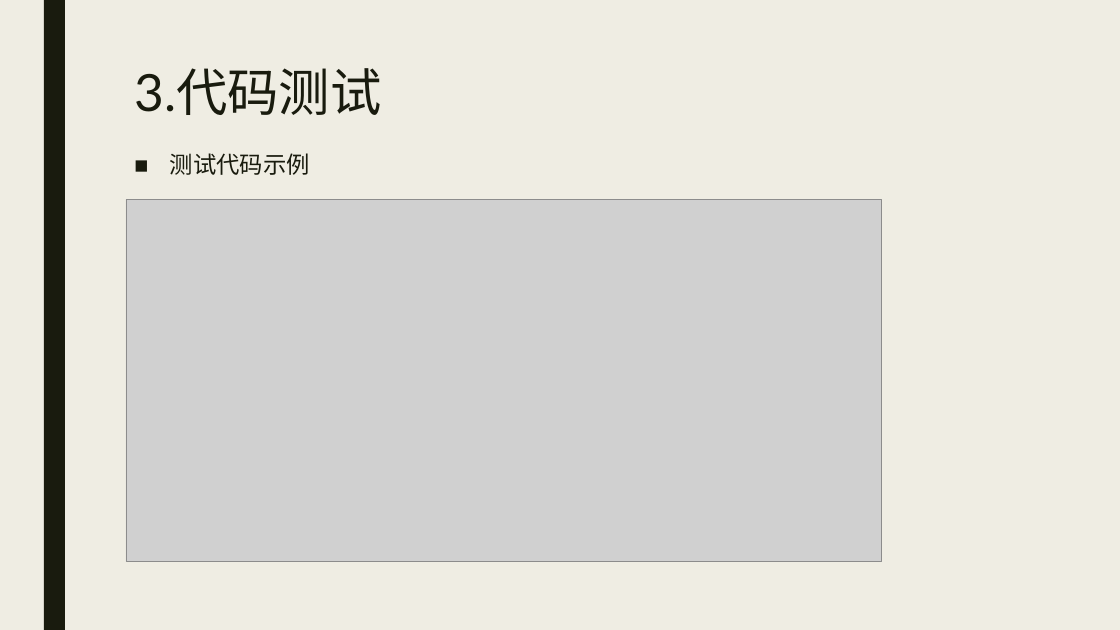
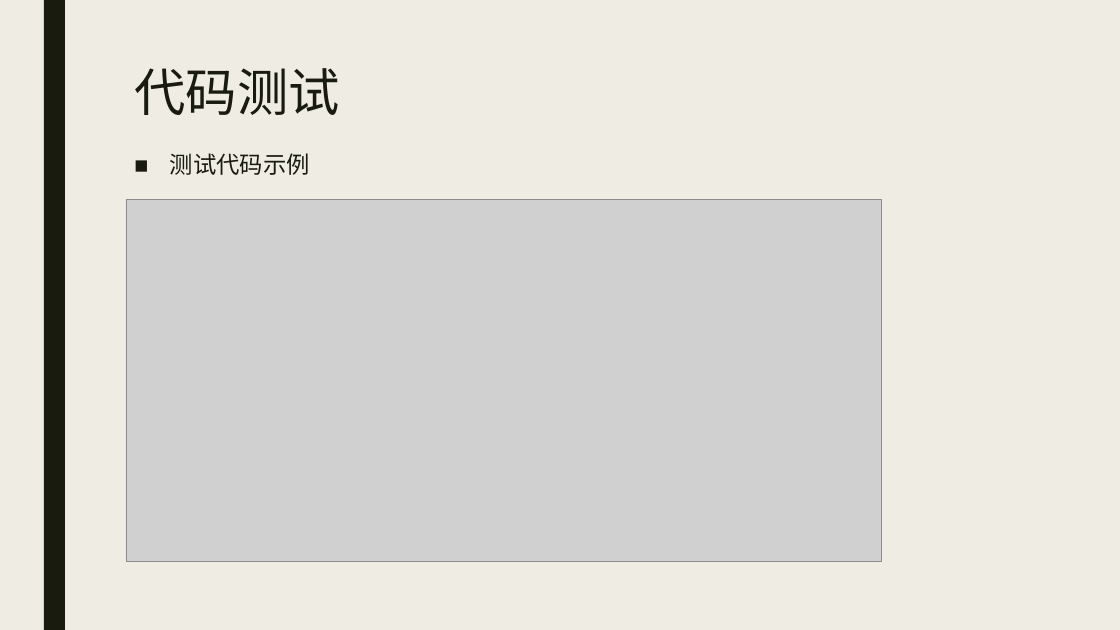
Before and after one commit to DestinyCoderWY/Timeline, a slide deck: slide 8 of 7.展示PPT/Timeline展示PPT.pptx (slide 7 before the commit). Drawn at 1120x630 pixels with LibreOffice and Linux fonts; fonts in the diff are those of the drawing; grey boxes stand for pictures. Boxes give left, top, right and bottom in pixels: in the first picture for what was removed or moved away, otherwise in the second. Text is boxed around its words. In the diff, an @@ line names an element or a change of style, - is before the commit and + after.

```diff
--- a/7.展示PPT/Timeline展示PPT.pptx
+++ b/7.展示PPT/Timeline展示PPT.pptx
@@ title at <box>134,68,339,115</box>: text changed @@
-3.代码测试
+代码测试
```
Also in this commit, not shown: 2 other slides changed, 16 slides added, 19 slides removed, 1 other file.
